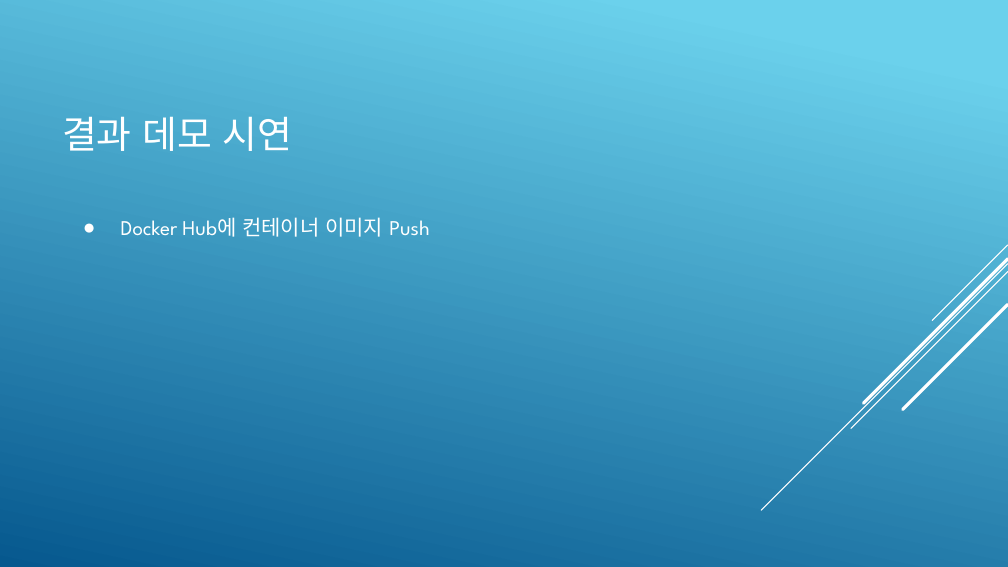
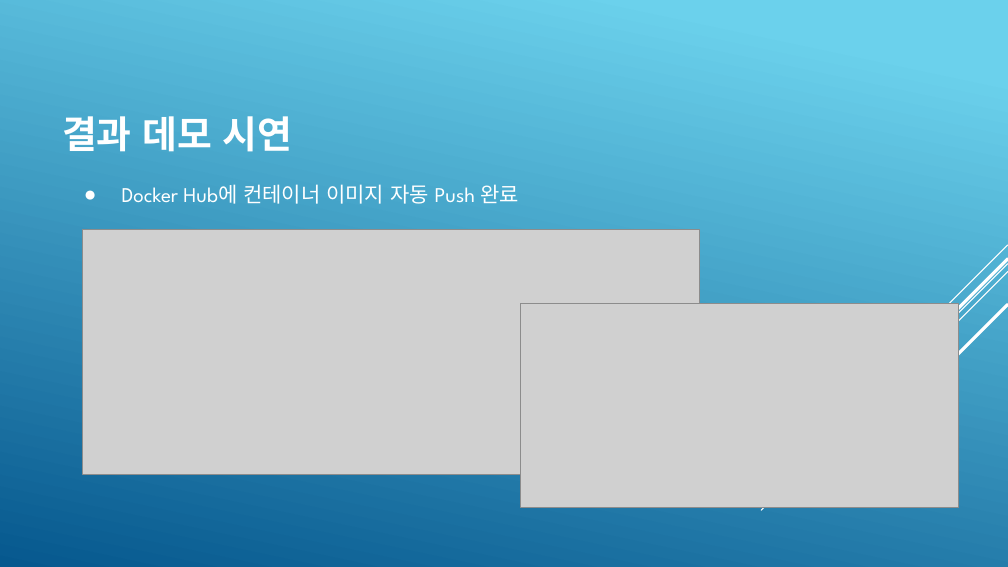
Before and after one commit to KimJeongHoon190/First_Project, a slide deck: slide 13 of 제출자료/최종 발표 프레젠테이션(김정훈).pptx. Drawn at 1008x567 pixels with LibreOffice and Linux fonts; fonts in the diff are those of the drawing; grey boxes stand for pictures. Boxes give left, top, right and bottom in pixels: in the first picture for what was removed or moved away, otherwise in the second. Text is boxed around its words. In the diff, an @@ line names an element or a change of style, - is before the commit and + after.

```diff
--- a/제출자료/최종 발표 프레젠테이션(김정훈).pptx
+++ b/제출자료/최종 발표 프레젠테이션(김정훈).pptx
@@ title "결과 데모 시연" at bbox=[62, 116, 292, 152]: bold on @@
@@ text at bbox=[122, 184, 519, 204]: text changed @@
-● Docker Hub에 컨테이너 이미지 Push
+● Docker Hub에 컨테이너 이미지 자동 Push 완료
@@ picture added at bbox=[83, 230, 699, 475] @@
@@ picture added at bbox=[520, 303, 959, 507] @@
```
Also in this commit, not shown: 14 other slides changed, 1 slide added, 1 slide removed.
